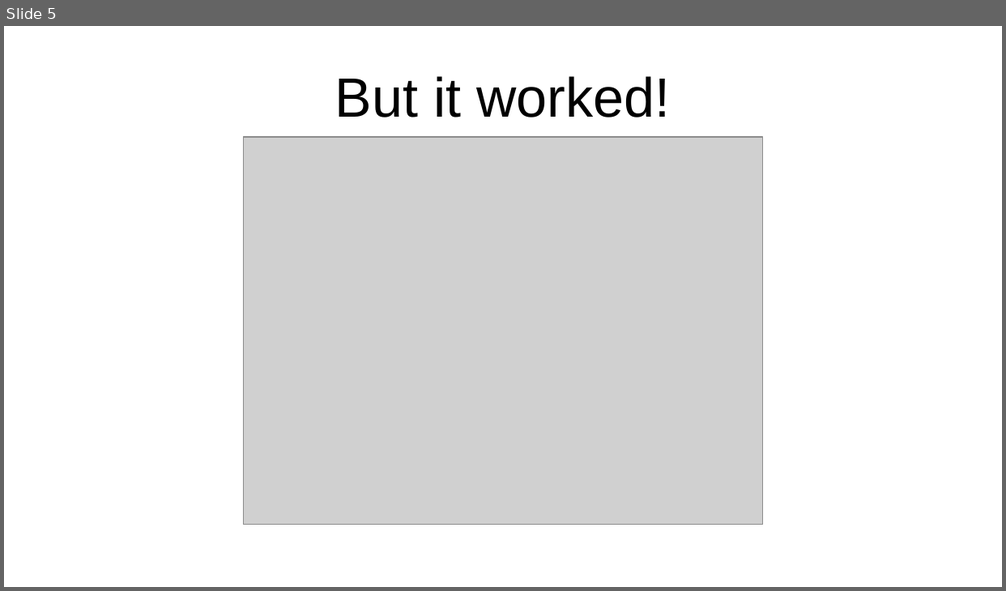
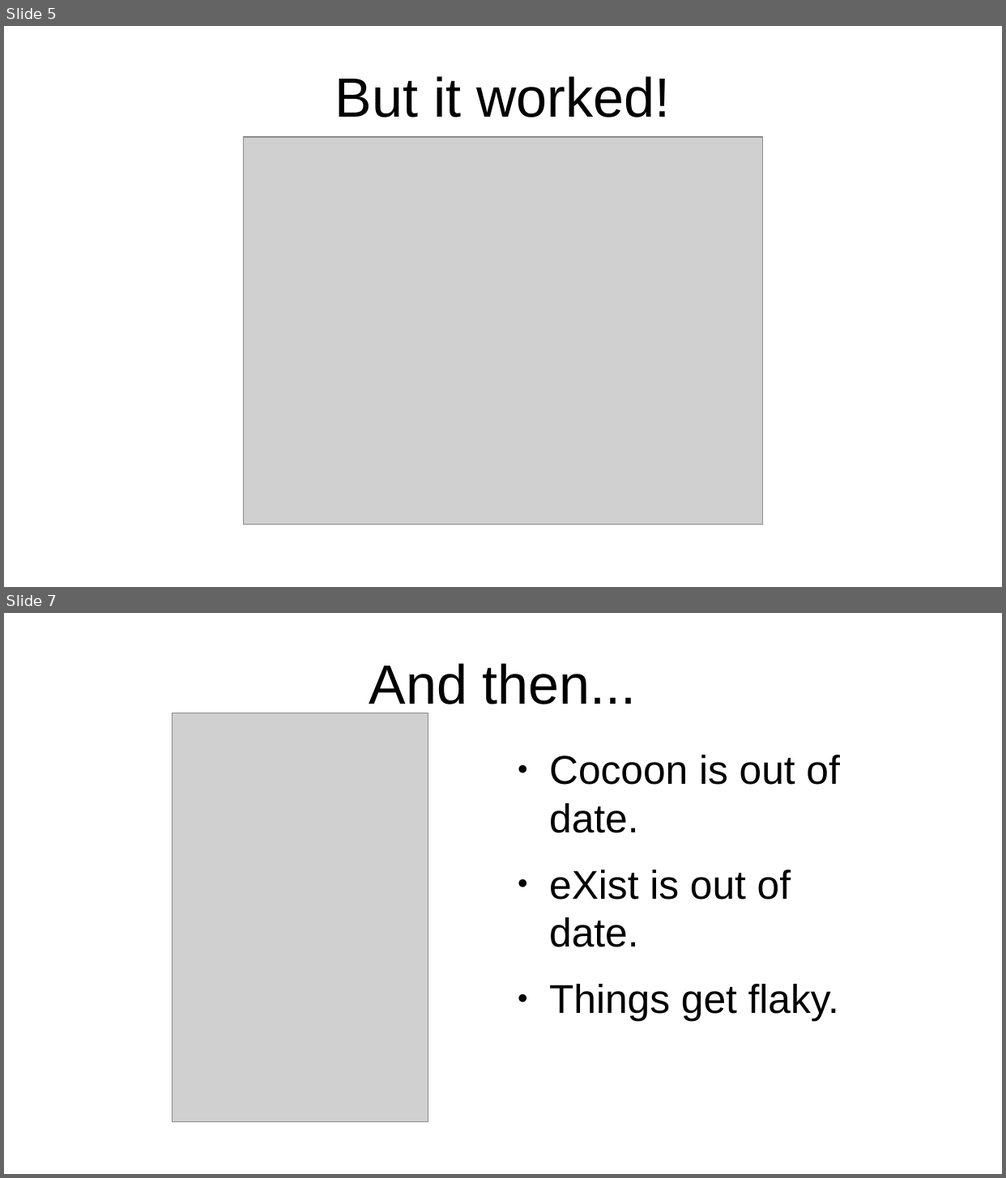
Before and after one commit to projectEndings/Endings, a slide deck: presentations/dhsi2019/how_we_finished_a_project.odp. Shown one above the other, each under a label of ours: slide 5 before the commit, slides 5 and 7 after it; the slides between them are not shown. The pictures are 1006x591 and 1006x1178 pixels, drawn with LibreOffice and Linux fonts; fonts in the diff are those of the drawing; grey boxes stand for pictures; background and template pictures are left out. Boxes give left, top, right and bottom in pixels: in the first picture for what was removed or moved away, otherwise in the second. Text is boxed around its words. In the diff, an @@ line names an element or a change of style, - is before the commit and + after.

```diff
--- a/presentations/dhsi2019/how_we_finished_a_project.odp
+++ b/presentations/dhsi2019/how_we_finished_a_project.odp
@@ slide 7 added at <box>4,613,1002,1174</box>, background #FFFFFF @@
@@ title added at <box>369,663,637,714</box>, 44 pt, text #000000 @@
+And then...
@@ picture added at <box>172,713,428,1122</box> @@
@@ text added at <box>549,755,839,1020</box>, 32 pt, text #000000 @@
+● Cocoon is out of date.
+● eXist is out of date.
+● Things get flaky.
```
Also in this commit, not shown: 11 other slides added, 1 slide removed, 5 other files.
